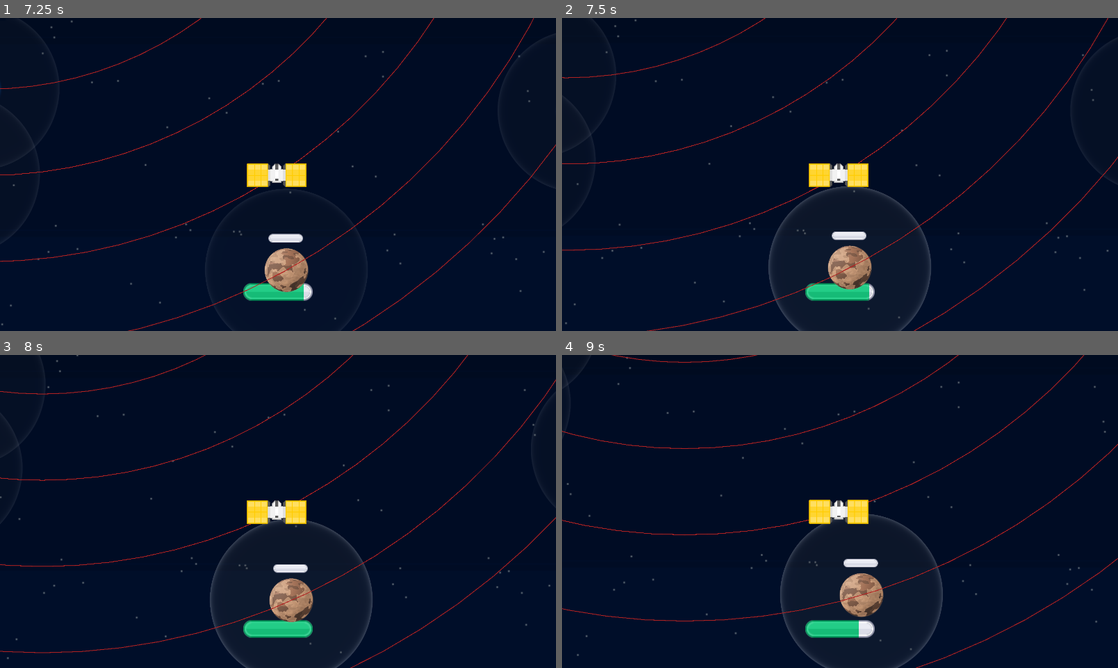
Above: before the commit, frames 1-4 (two rows, left to right).
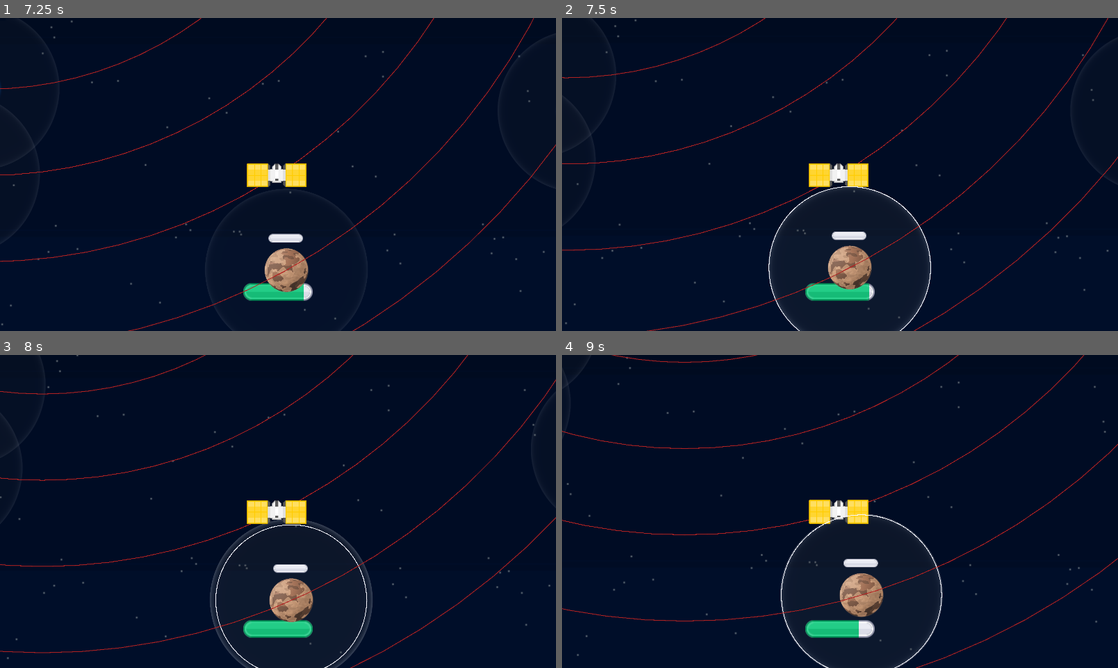
Above: after the commit, the same moments.

Repository: ThreeChooseOne/loopiter
Game: Godot game, scene res://root_scene.tscn
Two runs of this game, one before a commit and one after it. Both use one fixed random seed, a clock stepped at 60 frames per second and the inputs below.
Inputs:
- Up to frame 1 (7.25 s): click "Start" at 0.5 s; tap Enter at 1.25 s; hold Up 1.28-2.03 s; tap I at 1.35, 3.6, 5.85 s; hold Down 2.03-2.78 s; tap O at 2.1, 4.35, 6.6 s; hold Up 2.78-4.28 s; tap V at 2.85, 5.1 s; hold Down 4.28-6.53 s; hold Up from 6.53 s (still down)
- Up to frame 2 (7.5 s): keep holding Up; tap V at 7.35 s
- Up to frame 3 (8 s): keep holding Up
- Up to frame 4 (9 s): tap I at 8.1 s; release Up at 8.78 s; hold Down from 8.78 s (still down); tap O at 8.85 s

Frame 1 is identical in both runs. In frame 2, 0.2% of the frame differs, in the area x 37-67%, y 53-100%; in frame 3, 0.2%; in frame 4, 0.2%, in the area x 39-69%, y 50-100%.

Commit message:
Add highlight and indicator of research time

Diff:
--- a/core/orbiting_body.gd
+++ b/core/orbiting_body.gd
@@ -213,6 +213,17 @@
 func _process(delta: float) -> void:
 	progress += speed * delta
 
+	if research_timer:
+		queue_redraw()
+
+func _draw() -> void:
+	if research_timer and !research_timer.is_stopped():
+		var planet_radius = planet_size.x/2.0
+		var research_max_radius = planet_radius * research_range_multiplier
+		var ratio = research_timer.time_left / RESEARCH_INTERVAL
+		var radius = lerp(planet_radius, research_max_radius, ratio)
+		draw_circle(Vector2.ZERO, radius, Color.GHOST_WHITE, false, 1.0)
+
 # Helper methods for external access
 func get_collision_area() -> Area2D:
 	return collision_area
